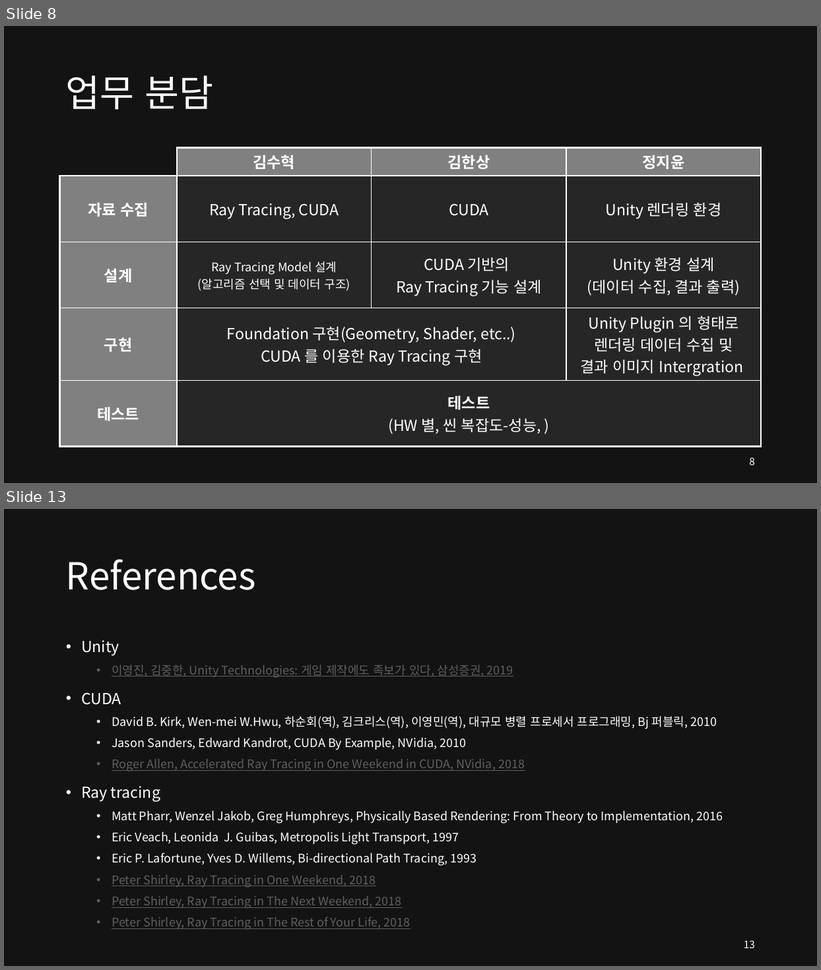
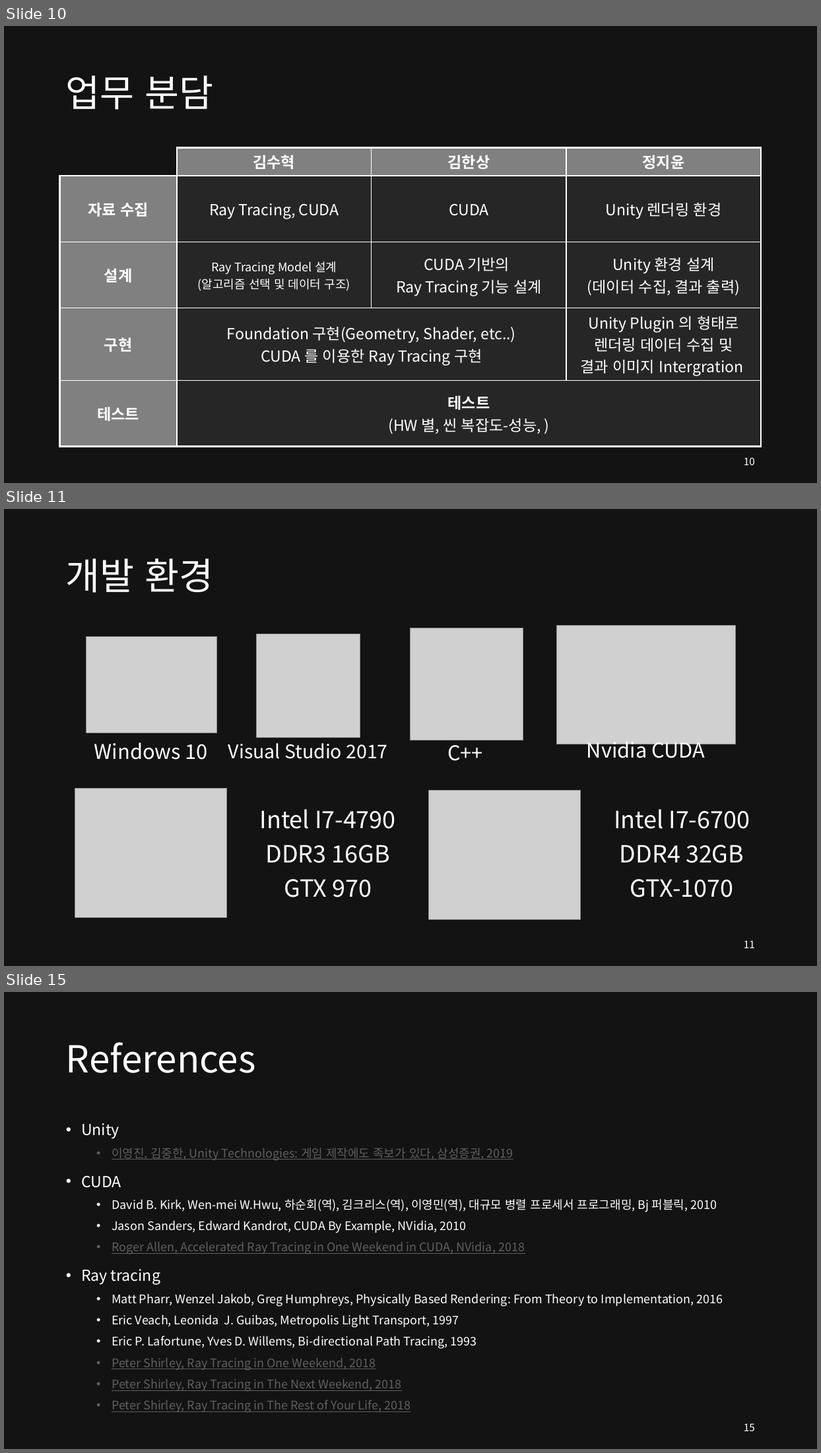
Before and after one commit to SEETHELGIHT/CapstonePlanning, a slide deck: doc/GPU-Accelerated_Ray_Tracing.pptx. Shown one above the other, each under a label of ours: slides 8 and 13 before the commit, slides 10, 11 and 15 after it; the slides between them are not shown. The pictures are 821x970 and 821x1453 pixels, drawn with LibreOffice and Linux fonts; fonts in the diff are those of the drawing; grey boxes stand for pictures. Boxes give left, top, right and bottom in pixels: in the first picture for what was removed or moved away, otherwise in the second. Text is boxed around its words. In the diff, an @@ line names an element or a change of style, - is before the commit and + after.

```diff
--- a/doc/GPU-Accelerated_Ray_Tracing.pptx
+++ b/doc/GPU-Accelerated_Ray_Tracing.pptx
@@ slide 11 added at bbox=[4, 509, 817, 966], background #131313 @@
@@ title added at bbox=[66, 559, 214, 593], 44 pt, text #FFFFFF @@
+개발 환경
@@ picture added at bbox=[556, 626, 735, 744] @@
@@ picture added at bbox=[86, 636, 217, 733] @@
@@ picture added at bbox=[257, 634, 360, 738] @@
@@ picture added at bbox=[411, 628, 523, 740] @@
@@ text added at bbox=[94, 743, 208, 760], 24 pt, text #FFFFFF @@
+Windows 10
@@ text added at bbox=[228, 743, 388, 759], 22.2 pt, text #FFFFFF @@
+Visual Studio 2017
@@ text added at bbox=[448, 739, 483, 761], 24 pt, text #FFFFFF @@
+C++
@@ text added at bbox=[587, 737, 706, 758], 24 pt, text #FFFFFF @@
+Nvidia CUDA
@@ picture added at bbox=[75, 788, 226, 918] @@
@@ picture added at bbox=[429, 791, 581, 920] @@
@@ text added at bbox=[260, 809, 396, 898], 28 pt, text #FFFFFF @@
+Intel I7-4790
+DDR3 16GB
+GTX 970
@@ text added at bbox=[614, 809, 750, 898], 28 pt, text #FFFFFF @@
+Intel I7-6700
+DDR4 32GB
+GTX-1070
@@ page number added at bbox=[744, 941, 755, 949], 12 pt, text #FFFFFF @@
+11
@@ what was slide 8 is now slide 10 @@
@@ page number at bbox=[744, 458, 755, 466]: text changed @@
-8
+10
@@ what was slide 13 is now slide 15 @@
@@ page number at bbox=[744, 1424, 755, 1432]: text changed @@
-13
+15
```
Also in this commit, not shown: 9 slides changed, 6 other slides added.
